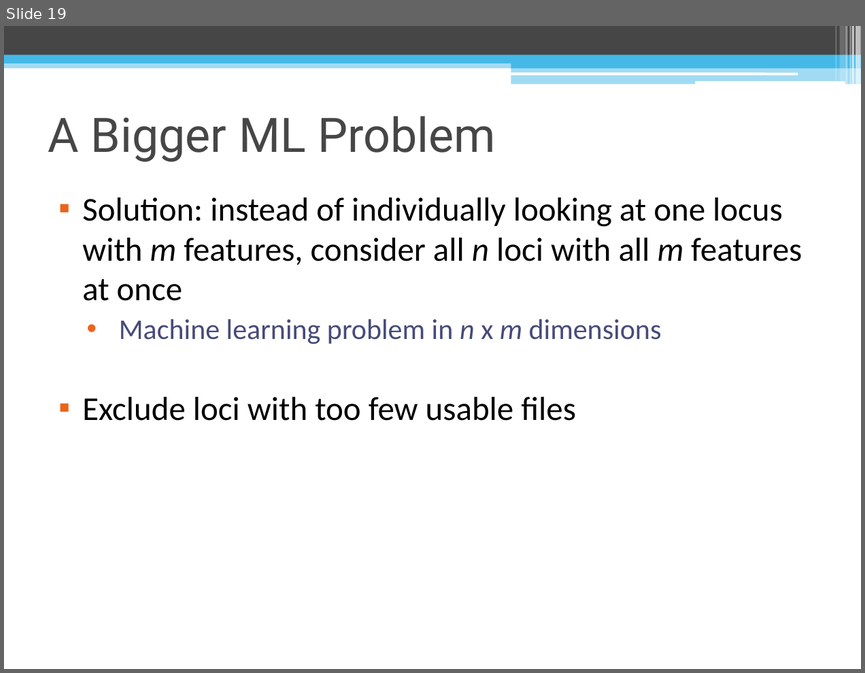
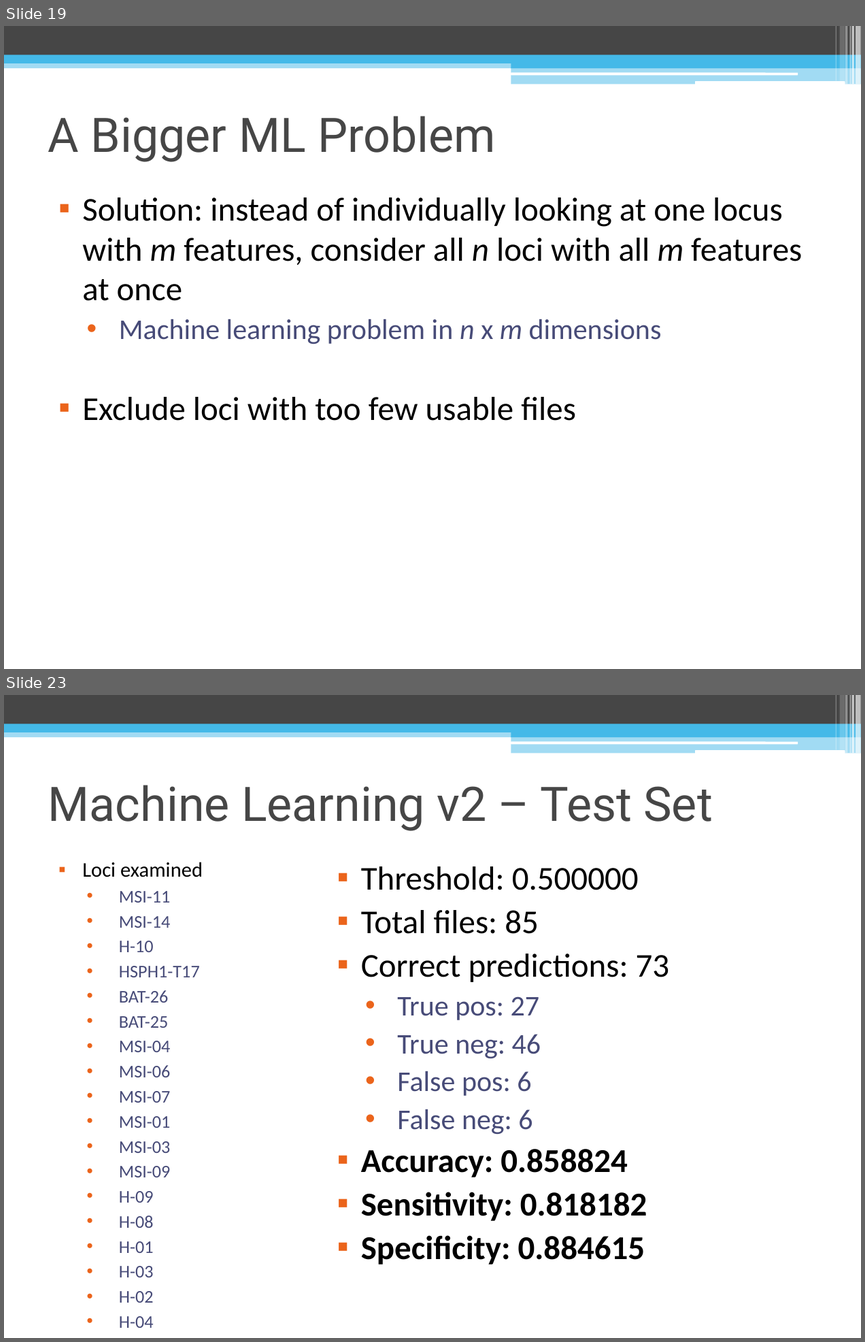
Before and after one commit to lailamargaret/Stanford-2018, a slide deck: MSI Project Presentation.pptx. Shown one above the other, each under a label of ours: slide 19 before the commit, slides 19 and 23 after it; the slides between them are not shown. The pictures are 865x673 and 865x1342 pixels, drawn with LibreOffice and Linux fonts; fonts in the diff are those of the drawing. Boxes give left, top, right and bottom in pixels: in the first picture for what was removed or moved away, otherwise in the second. Text is boxed around its words. In the diff, an @@ line names an element or a change of style, - is before the commit and + after.

```diff
--- a/MSI Project Presentation.pptx
+++ b/MSI Project Presentation.pptx
@@ slide 23 added at (4,695,861,1338), background #FFFFFF; not listed: 13 template elements that a slide beside it also shows @@
@@ title added at (48,785,712,831), 40 pt, text #464646 @@
+Machine Learning v2 – Test Set
@@ text added at (82,862,203,1327), 15 pt, text #474B78 @@
+▪ Loci examined
+  • MSI-11
+  • MSI-14
+  • H-10
+  • HSPH1-T17
+  • BAT-26
+  • BAT-25
+  • MSI-04
+  • MSI-06
+  • MSI-07
+  • MSI-01
+  • MSI-03
+  • MSI-09
+  • H-09
+  • H-08
+  • H-01
+  • H-03
+  • H-02
+  • H-04
+  • H-07
+  • H-06
+  • H-05
@@ text added at (361,866,670,1264), 28 pt, text #000000 @@
+▪ Threshold: 0.500000
+▪ Total files: 85
+▪ Correct predictions: 73
+  • True pos: 27
+  • True neg: 46
+  • False pos: 6
+  • False neg: 6
+▪ Accuracy: 0.858824
+▪ Sensitivity: 0.818182
+▪ Specificity: 0.884615
```
Also in this commit, not shown: 2 slides changed, 6 other slides added.
